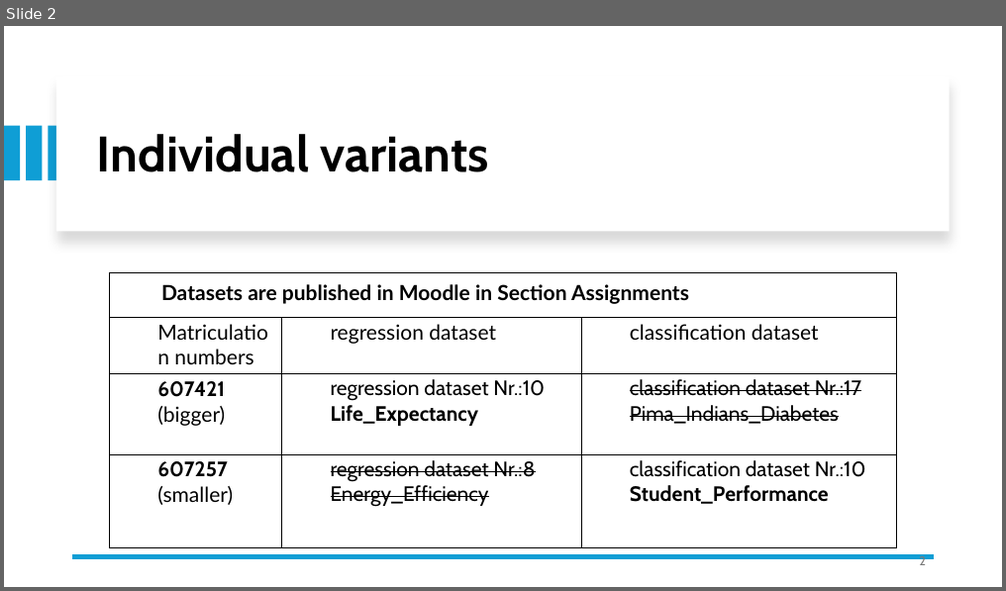
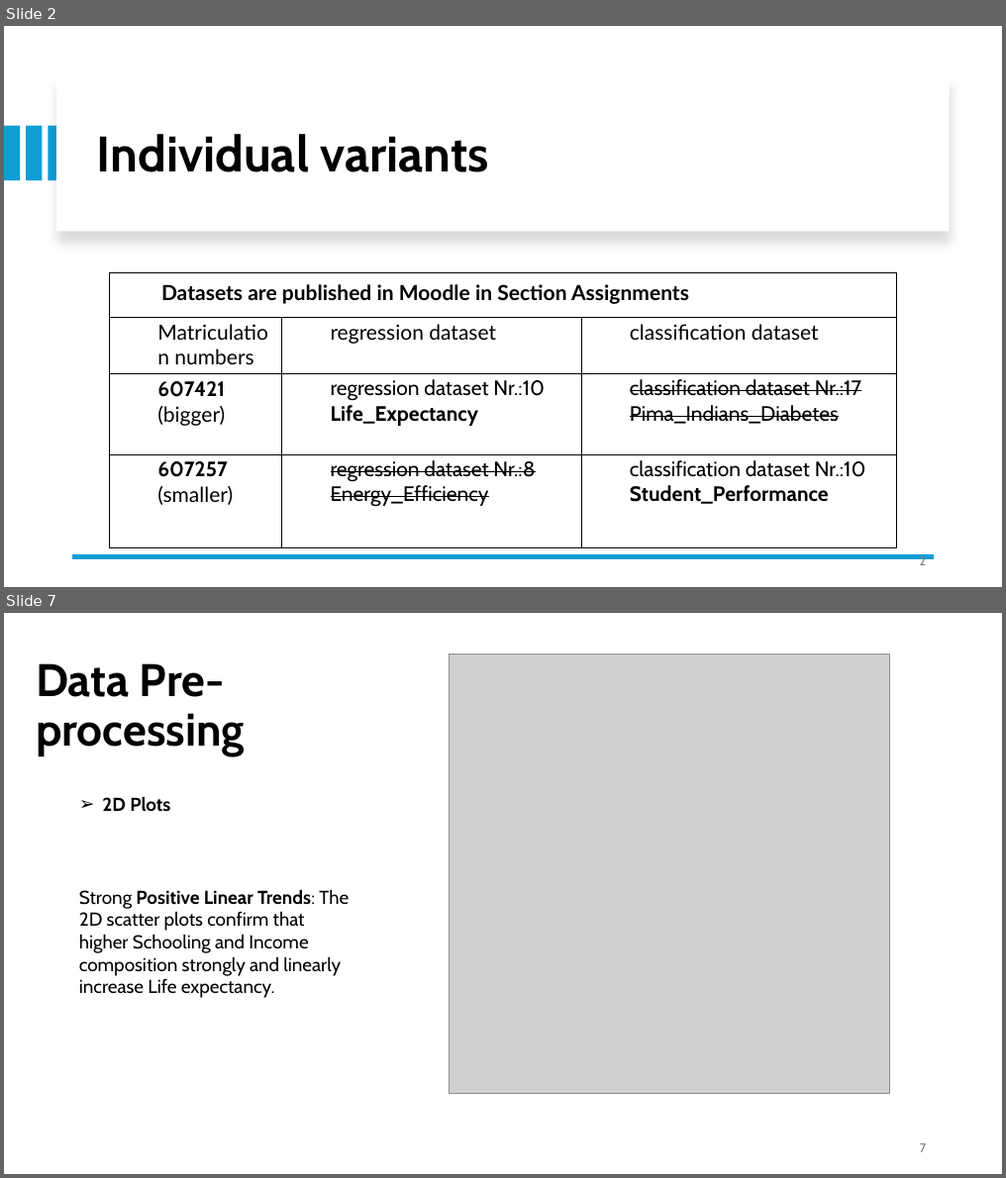
Before and after one commit to azelarabchakour/Data-science-assignments, a slide deck: Assignment-1/Assignment-1.pptx. Shown one above the other, each under a label of ours: slide 2 before the commit, slides 2 and 7 after it; the slides between them are not shown. The pictures are 1006x591 and 1006x1178 pixels, drawn with LibreOffice and Linux fonts; fonts in the diff are those of the drawing; grey boxes stand for pictures. Boxes give left, top, right and bottom in pixels: in the first picture for what was removed or moved away, otherwise in the second. Text is boxed around its words. In the diff, an @@ line names an element or a change of style, - is before the commit and + after.

```diff
--- a/Assignment-1/Assignment-1.pptx
+++ b/Assignment-1/Assignment-1.pptx
@@ slide 7 added at (x1=4, y1=613, x2=1002, y2=1174), background #FFFFFF @@
@@ text added at (x1=36, y1=663, x2=245, y2=757), 44 pt, text #000000, bold @@
+Data Pre-processing
@@ picture added at (x1=450, y1=654, x2=890, y2=1093) @@
@@ text added at (x1=102, y1=796, x2=170, y2=812), 18 pt, text #000000, bold @@
+➢ 2D Plots
@@ text added at (x1=79, y1=889, x2=349, y2=998), 18 pt, text #000000 @@
+Strong Positive Linear Trends: The 2D scatter plots confirm that higher Schooling and Income composition strongly and linearly increase Life expectancy.
@@ page number added at (x1=920, y1=1144, x2=926, y2=1153), 12 pt, text #797979 @@
+7
```
Also in this commit, not shown: 8 slides changed, 11 other slides added, 3 slides removed, 11 other files.
